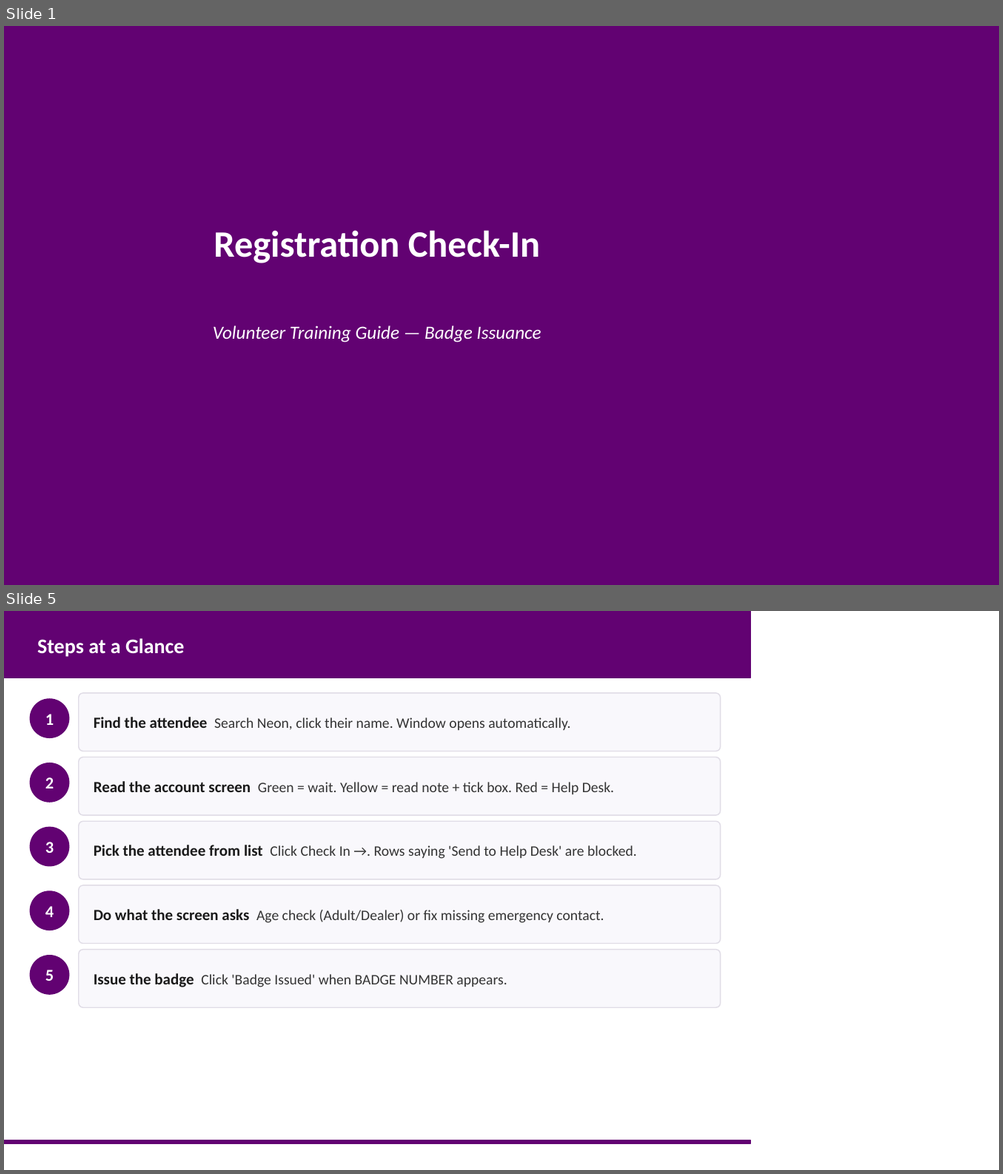
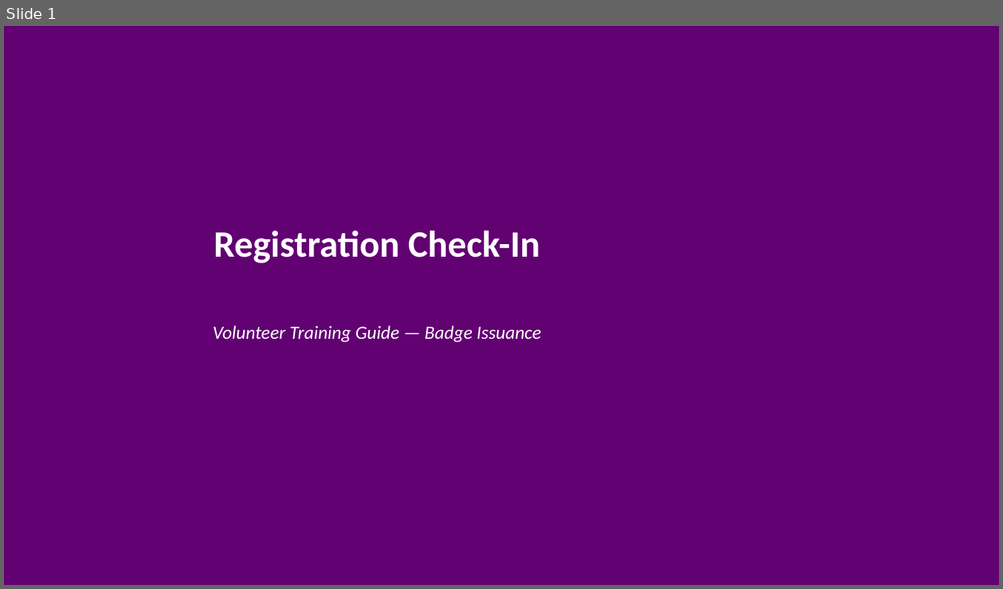
Before and after one commit to marks-lolcode/reg-plugin, a slide deck: TRAINING/reg-checkin.pptx. Shown one above the other, each under a label of ours: slides 1 and 5 before the commit, slide 1 after it; the slides between them are not shown. The pictures are 1003x1174 and 1003x589 pixels, drawn with LibreOffice and Linux fonts; fonts in the diff are those of the drawing. Boxes give left, top, right and bottom in pixels: in the first picture for what was removed or moved away, otherwise in the second. Text is boxed around its words. In the diff, an @@ line names an element or a change of style, - is before the commit and + after.

```diff
--- a/TRAINING/reg-checkin.pptx
+++ b/TRAINING/reg-checkin.pptx
@@ slide 5 removed at [4, 611, 999, 1170], background #FFFFFF @@
@@ rectangle removed at [4, 611, 750, 678] @@
@@ text removed at [37, 638, 184, 657] @@
-Steps at a Glance
@@ ellipse removed at [30, 699, 69, 738] @@
@@ rounded rectangle removed at [79, 693, 720, 752] @@
@@ text removed at [45, 714, 54, 725] @@
-1
@@ text removed at [94, 717, 570, 730] @@
-Find the attendee Search Neon, click their name. Window opens automatically.
@@ ellipse removed at [30, 763, 69, 802] @@
@@ rounded rectangle removed at [79, 758, 720, 815] @@
@@ text removed at [45, 777, 54, 789] @@
-2
@@ text removed at [94, 781, 614, 795] @@
-Read the account screen Green = wait. Yellow = read note + tick box. Red = Help Desk.
@@ ellipse removed at [30, 827, 69, 866] @@
@@ rounded rectangle removed at [79, 821, 720, 880] @@
@@ text removed at [45, 842, 54, 853] @@
-3
@@ text removed at [94, 845, 637, 859] @@
-Pick the attendee from list Click Check In →. Rows saying 'Send to Help Desk' are blocked.
@@ ellipse removed at [30, 891, 69, 931] @@
@@ rounded rectangle removed at [79, 886, 720, 944] @@
@@ text removed at [45, 906, 54, 917] @@
-4
@@ text removed at [94, 909, 603, 923] @@
-Do what the screen asks Age check (Adult/Dealer) or fix missing emergency contact.
@@ ellipse removed at [30, 956, 69, 994] @@
@@ rounded rectangle removed at [79, 950, 720, 1008] @@
@@ text removed at [45, 970, 54, 981] @@
-5
@@ text removed at [94, 974, 506, 988] @@
-Issue the badge Click 'Badge Issued' when BADGE NUMBER appears.
@@ rectangle removed at [4, 1141, 750, 1145] @@
```
Also in this commit, not shown: 2 slides changed, 4 slides added, 9 other slides removed, 7 other files.
